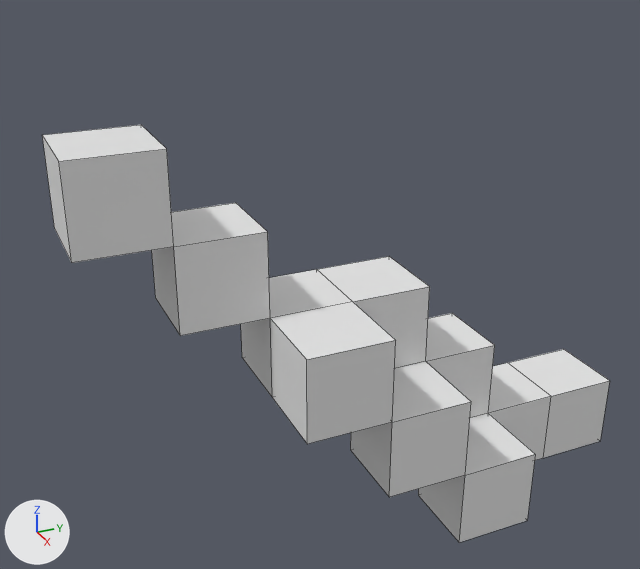
The OBJ model triangle/testsuite/3d/r0.obj: old version first, new version second.
Before and after are seen from a camera (50 mm lens) standing at (8.57, -7.54, 6.83) and looking at (0.12, -3.74, 2.6). The lights are fixed; the arrows at lower left show +X, +Y and +Z. Mesh edges are drawn as thin lines. Where no turn or scale is listed for an object, it has been applied to the vertices. Vertices at the same position are counted once.

Objects in the first picture: 'r0'.
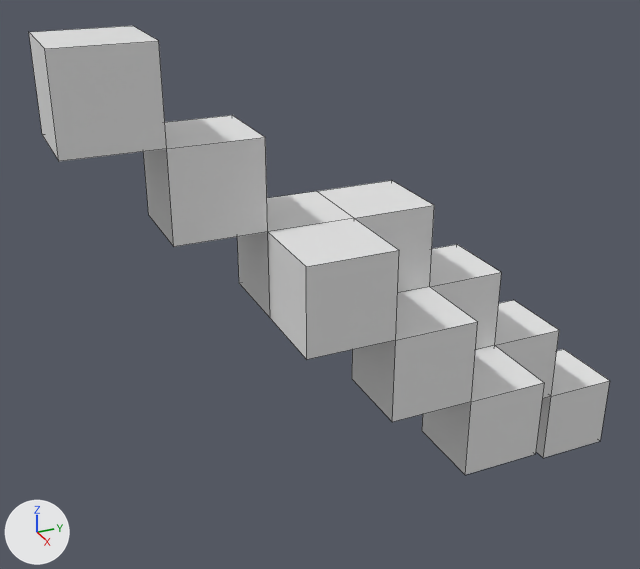
The change, as a diff of the scene's bpy script:
```diff
--- a/triangle/testsuite/3d/r0.obj.py
+++ b/triangle/testsuite/3d/r0.obj.py
@@ me_r0 @@
 # used by ob_r0; location = (0.0, 0.0, 0.0)
-me_r0.from_pydata(...)  # 52 vertices, 57 faces; spans x -0.5..1.5, y -6.5..0.5, z -0.5..4.5
+me_r0.from_pydata(...)  # 54 vertices, 58 faces; spans x -0.5..1.5, y -6.5..0.5, z -0.5..5.5
+# me_r0 part 1
+# 16 vertices are removed from x -0.5..1.5, y -6.5..-1.5, z -0.5..3.5
+# 51 faces are deleted
+# 18 new vertices lie (0.0, 0.0, 1.0) away from vertices in x -0.5..1.5, y -6.5..-0.5, z 0.5..4.5
+# 52 new faces join them
```

Where the change shows, as pixel boxes (x1, y1, x2, y2) in the pictures (640 x 569 px; the box of a moved part takes in the faces that stretch with it):
'r0', reshaped (8% taller): before (42, 125, 610, 542); after (29, 26, 610, 475)
part 1 of me_r0, moved or reshaped: before (42, 125, 551, 542); after (29, 26, 559, 475)
